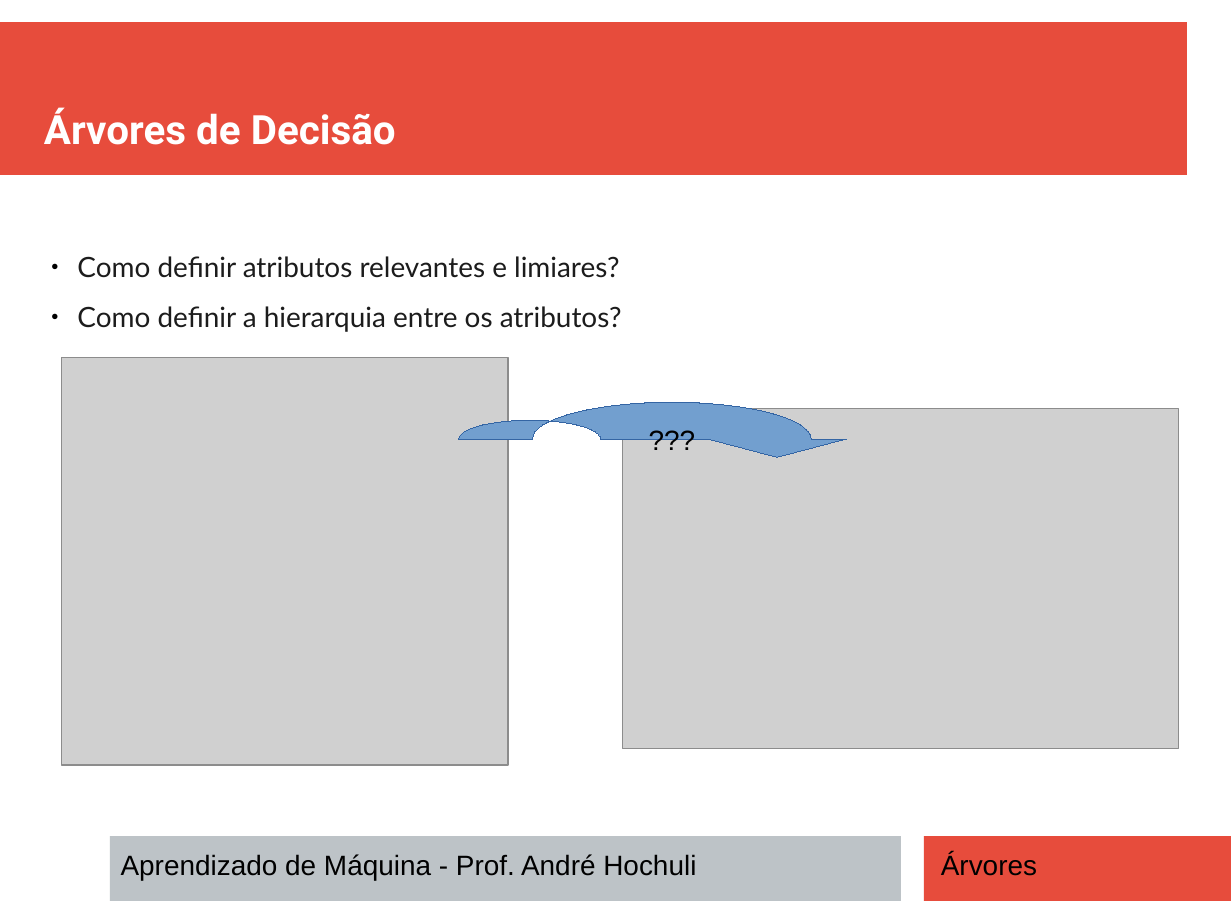
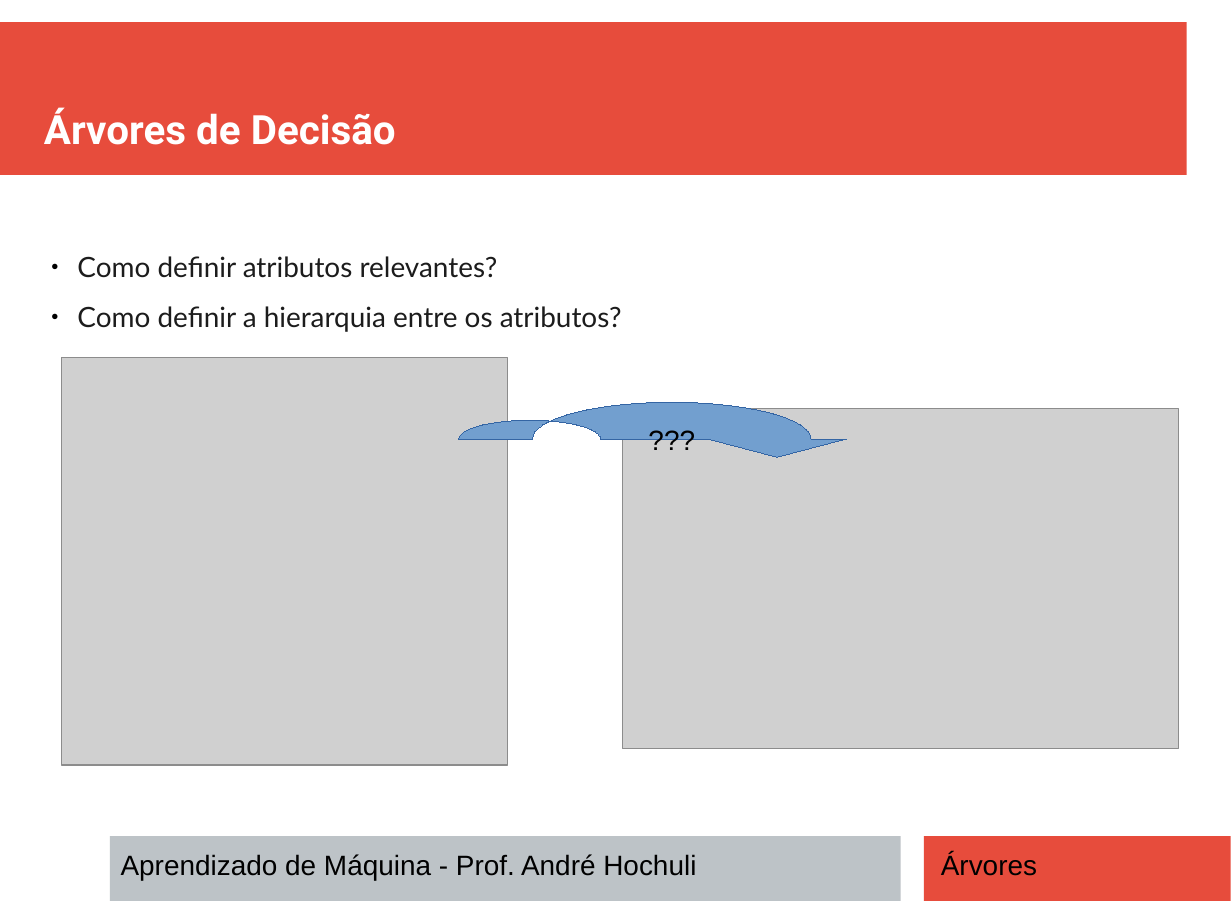
Before and after one commit to andrehochuli/teaching, a slide deck: slide 5 of AprendizadoMaquina/Tópico 02 - Aprendizado Supervisionado/03 - ARVORES DECISÃO/Tópico 02 - Aprendizado-Supervisionado - Arvores.pptx. Drawn at 1232x924 pixels with LibreOffice and Linux fonts; fonts in the diff are those of the drawing; grey boxes stand for pictures. Boxes give left, top, right and bottom in pixels: in the first picture for what was removed or moved away, otherwise in the second. Text is boxed around its words. In the diff, an @@ line names an element or a change of style, - is before the commit and + after.

```diff
--- a/AprendizadoMaquina/Tópico 02 - Aprendizado Supervisionado/03 - ARVORES DECISÃO/Tópico 02 - Aprendizado-Supervisionado - Arvores.pptx
+++ b/AprendizadoMaquina/Tópico 02 - Aprendizado Supervisionado/03 - ARVORES DECISÃO/Tópico 02 - Aprendizado-Supervisionado - Arvores.pptx
@@ text at (x1=77, y1=256, x2=498, y2=278): text changed @@
-● Como definir atributos relevantes e limiares?
+● Como definir atributos relevantes?
```
Also in this commit, not shown: 6 other slides changed, 10 other files.
